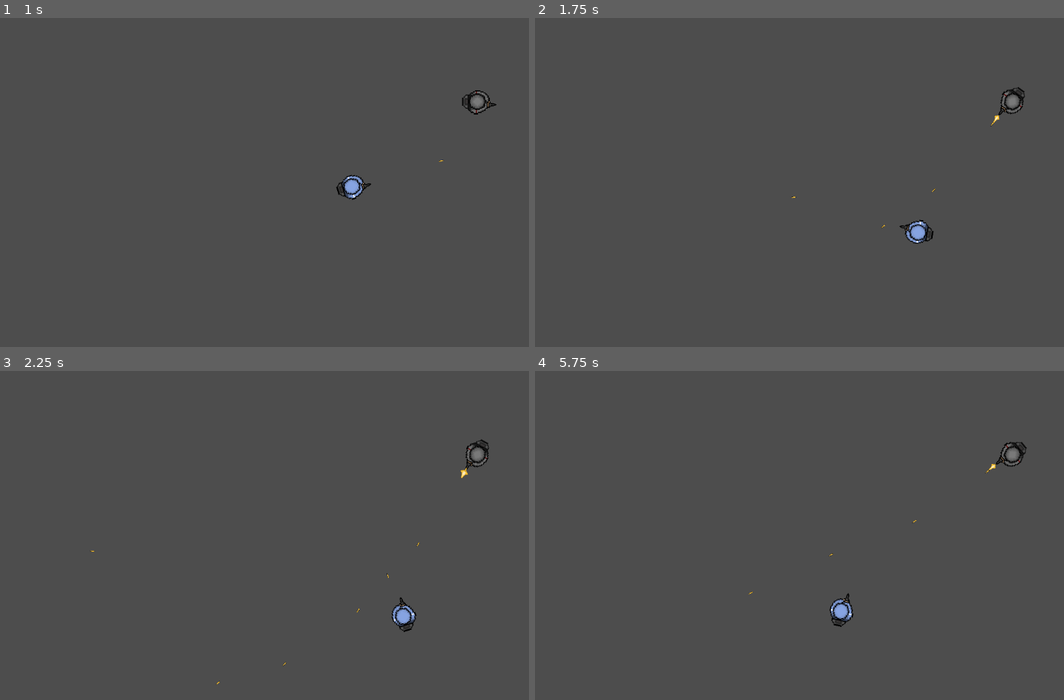
Above: before the commit, frames 1-4 (two rows, left to right).
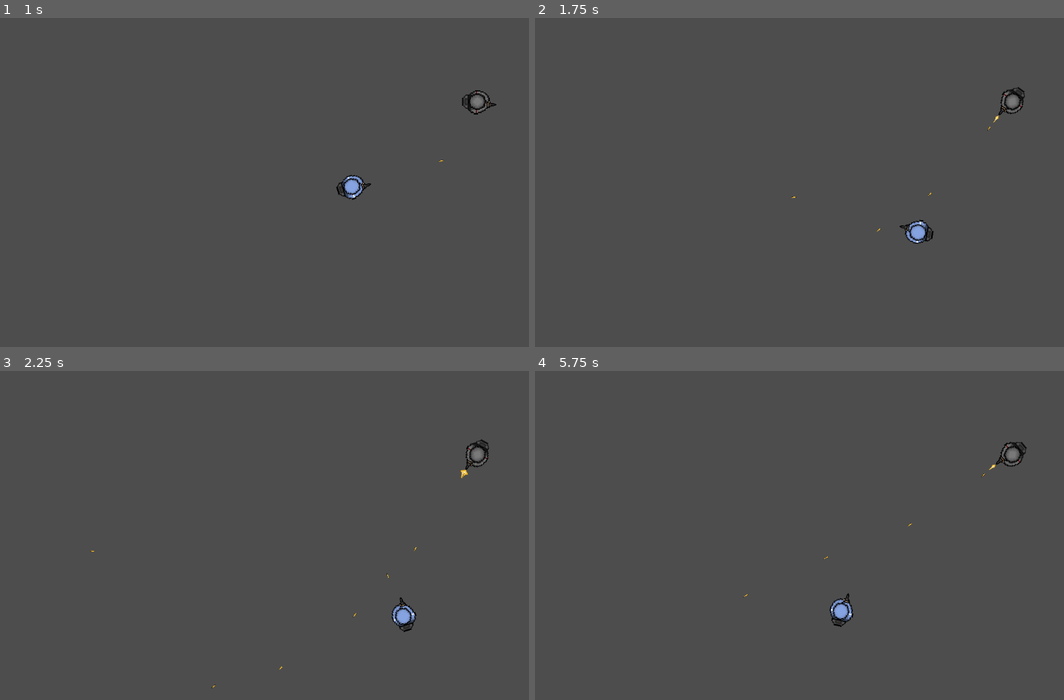
Above: after the commit, the same moments.

Repository: babeszino/Counterfeit
Game: Godot game, scene res://scenes and scripts/main.tscn
Same seed, same stepped clock (60 frames per second), same inputs: the game is played once before the commit and once after it.
Inputs (mouse positions are in pixels of both pictures, inside the frame that each line leads up to):
- Up to frame 1 (1 s): tap Enter at 0.5 s; move the mouse to (423, 166) at 0.52 s; hold D (right) from 0.53 s (still down); click (423, 166) at 0.6 s
- Up to frame 2 (1.75 s): move the mouse to (709, 198) at 1.27 s; release D (right) at 1.28 s; hold S (down) from 1.28 s (still down); click (709, 198) at 1.35 s
- Up to frame 3 (2.25 s): move the mouse to (354, 463) at 2.02 s; release S (down) at 2.03 s; hold D (right) from 2.03 s (still down); click (354, 463) at 2.1 s
- Up to frame 4 (5.75 s): move the mouse to (799, 601) at 2.77 s; release D (right) at 2.78 s; hold W (up) 2.78-3.53 s; click (799, 601) at 2.85 s; move the mouse to (1005, 584) at 3.52 s; hold A (left) 3.53-5.03 s; click (1005, 584) at 3.6 s; move the mouse to (651, 486) at 4.27 s; click (651, 486) at 4.35 s; move the mouse to (857, 535) at 5.02 s; hold S (down) from 5.03 s (still down); click (857, 535) at 5.1 s

Frame 1 is identical in both runs. In frame 2, less than 0.1% of the frame differs, in the area x 64-88%, y 29-66%; in frame 3, less than 0.1%; in frame 4, less than 0.1%, in the area x 39-88%, y 28-69%.

Commit message:
v0.85.5.2
-added a guard mode to the enemy, which currently doesn't seem to workl - gotta fix asap

Diff:
--- a/scenes and scripts/functionality.gd
+++ b/scenes and scripts/functionality.gd
@@ -8,24 +8,35 @@
 @onready var player_detection_zone = $PlayerDetectionZone
 @onready var guard_timer = $GuardTimer
 
-var current_state : int = State.GUARD: set = set_state
+var current_state : int = -1: set = set_state
 var player : Player = null
 var gun : Gun = null
 var enemy : CharacterBody2D = null
+var player_position : Vector2 = Vector2.ZERO
 
-# GUARD state variables
+# for GUARD state
 var default_position : Vector2 = Vector2.ZERO
 var guard_location : Vector2 = Vector2.ZERO
 var guard_location_reached : bool = false
 var enemy_velocity : Vector2 = Vector2.ZERO
 
 
-func _process(delta: float) -> void:
+func _ready() -> void:
+	set_state(State.GUARD)
+
+
+func _physics_process(delta: float) -> void:
 	match current_state:
 		State.GUARD:
 			if !guard_location_reached:
 				enemy.velocity = enemy_velocity
 				enemy.move_and_slide()
+
+				# the if is to make sure the enemy and player loads in
+
+				if enemy != null and player != null:
+					enemy.rotation = lerp_angle(enemy.rotation, enemy.global_position.direction_to(player.global_position).angle(), 0.1)
+
 				if enemy.global_position.distance_to(guard_location) < 5:
 					guard_location_reached = true
 					enemy.velocity = Vector2.ZERO
@@ -54,9 +65,10 @@
 		return
 
 	if new_state == State.GUARD:
-		default_position = enemy.global_position
-		guard_timer.start()
-		guard_location_reached = true
+		if enemy != null and player != null:
+			default_position = enemy.global_position
+			guard_timer.start()
+			guard_location_reached = true
 
 	current_state = new_state
 
--- /dev/null
+++ b/scenes and scripts/main.gd
@@ -0,0 +1,5 @@
+extends Node2D
+
+func _ready() -> void:
+	# change the random number seed every time
+	randomize()
--- a/scenes and scripts/main.tscn
+++ b/scenes and scripts/main.tscn
@@ -1,10 +1,12 @@
-[gd_scene load_steps=3 format=3 uid="uid://6h0df44y31cl"]
+[gd_scene load_steps=4 format=3 uid="uid://6h0df44y31cl"]
 
+[ext_resource type="Script" path="res://scenes and scripts/main.gd" id="1_32k7v"]
 [ext_resource type="PackedScene" uid="uid://c70c3tbs3toos" path="res://scenes and scripts/player.tscn" id="1_jyli1"]
 [ext_resource type="PackedScene" uid="uid://bmmoqbd78j0j5" path="res://scenes and scripts/enemy.tscn" id="3_1ngmt"]
 
 [node name="Main" type="Node2D"]
 position = Vector2(598, 334)
+script = ExtResource("1_32k7v")
 
 [node name="Player" parent="." instance=ExtResource("1_jyli1")]
 
